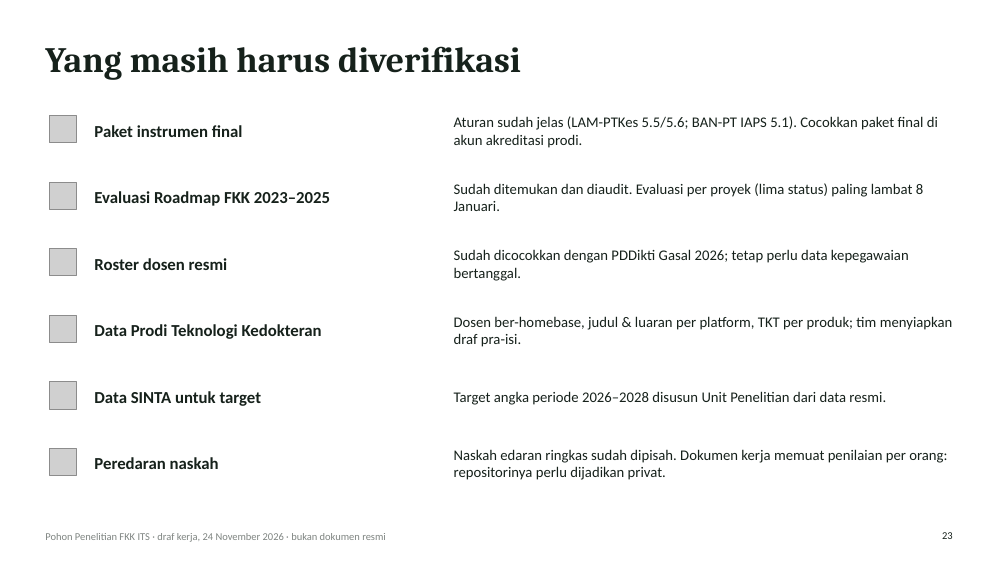
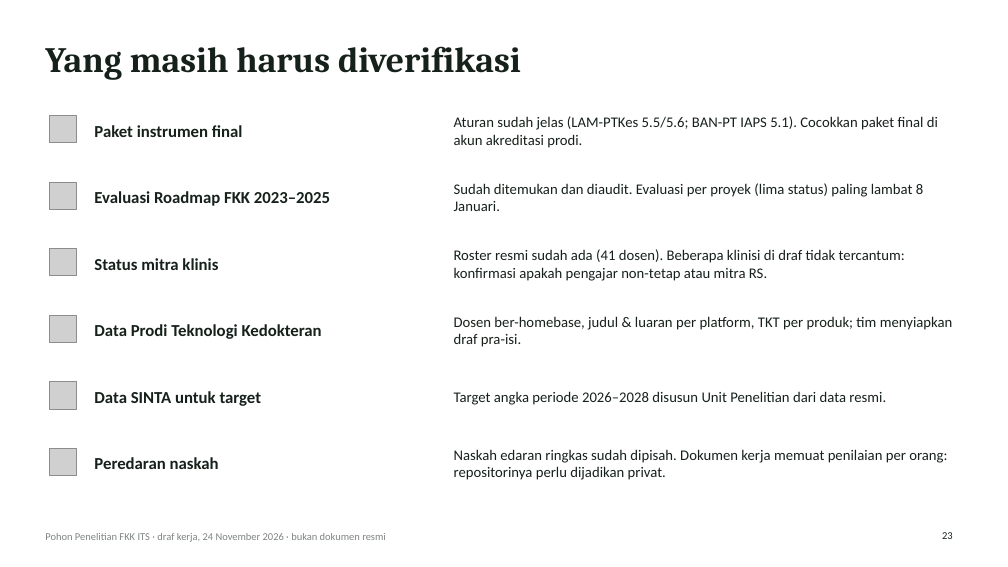
Before and after one commit to anakwirayuda-eng/desa-binaan-dashboard, a slide deck: slide 23 of output/PAPARAN_POHON_PENELITIAN_FKK_ITS.pptx. Drawn at 1008x567 pixels with LibreOffice and Linux fonts; fonts in the diff are those of the drawing; grey boxes stand for pictures. Boxes give left, top, right and bottom in pixels: in the first picture for what was removed or moved away, otherwise in the second. Text is boxed around its words. In the diff, an @@ line names an element or a change of style, - is before the commit and + after.

```diff
--- a/output/PAPARAN_POHON_PENELITIAN_FKK_ITS.pptx
+++ b/output/PAPARAN_POHON_PENELITIAN_FKK_ITS.pptx
@@ text at [94,258,218,270]: text changed @@
-Roster dosen resmi
+Status mitra klinis
@@ text at [454,249,905,281]: text changed @@
-Sudah dicocokkan dengan PDDikti Gasal 2026; tetap perlu data kepegawaian bertanggal.
+Roster resmi sudah ada (41 dosen). Beberapa klinisi di draf tidak tercantum: konfirmasi apakah pengajar non-tetap atau mitra RS.
```
Also in this commit, not shown: 1 other slide changed, 39 other files.
